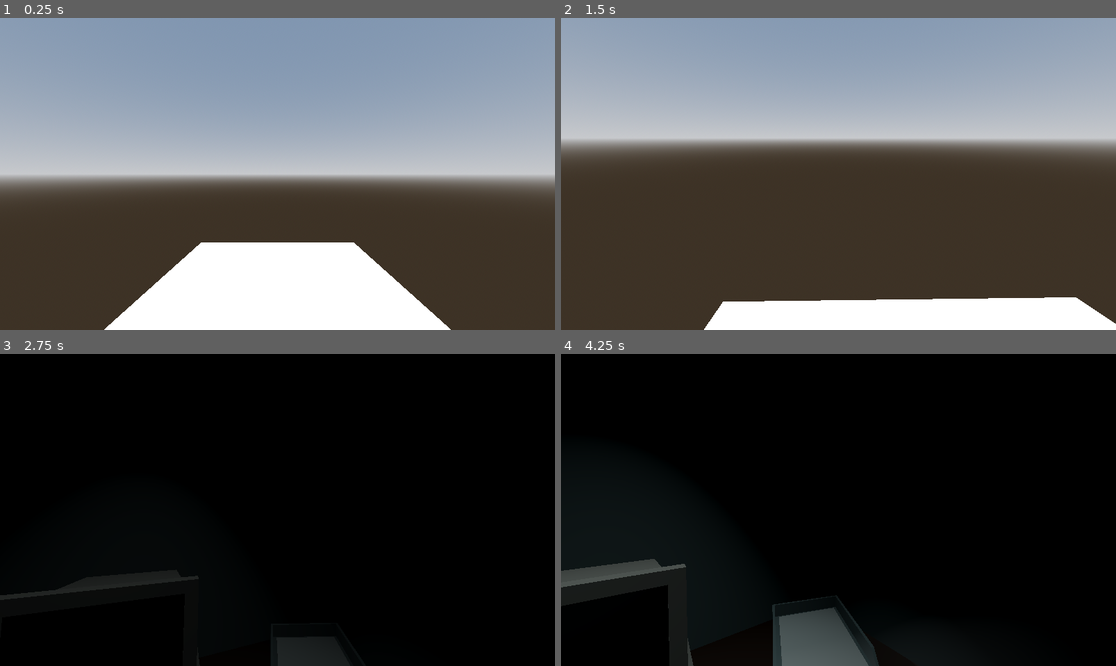
Above: before the commit, frames 1-4 (two rows, left to right).
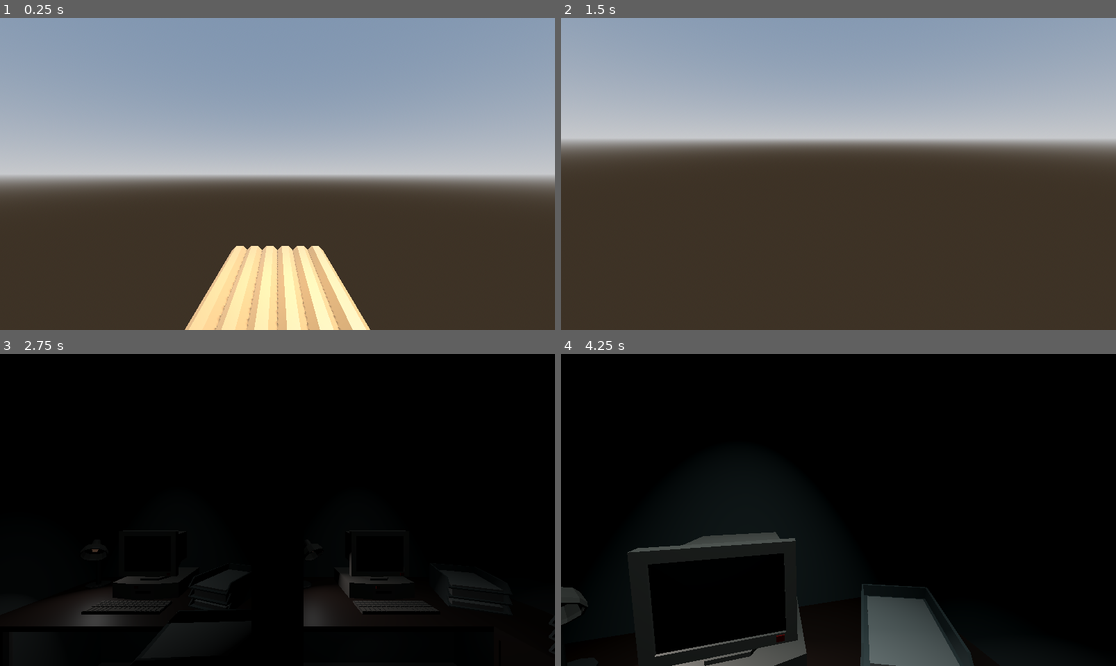
Above: after the commit, the same moments.

Repository: triangle-int/inner-inhabited
Game: Godot game, scene res://scenes/fpv/test_raft.tscn
The game is run twice, just before and just after one commit, with the same random seed, the same clock (stepped at 60 frames per second) and the same inputs. This scene is started directly instead of the project's main scene. The engine's default icon, where the game draws it, is replaced by a stand-in: a white triangle on a blue panel in a dark square.
Inputs (mouse positions are in pixels of both pictures, inside the frame that each line leads up to):
- Up to frame 1 (0.25 s): no input
- Up to frame 2 (1.5 s): tap Enter at 0.5 s; move the mouse to (960, 158) at 0.52 s; hold W (move_forward) from 0.53 s (still down); right-click (960, 158) at 0.6 s; click (960, 158) at 0.67 s; tap Space at 0.77 s; move the mouse to (810, 174) at 1.27 s; tap D (delete_node) at 1.35 s
- Up to frame 3 (2.75 s): keep holding W (move_forward); tap Space at 1.52 s; move the mouse to (288, 503) at 2.02 s; press the mouse at (288, 503) at 2.03 s
- Up to frame 4 (4.25 s): keep holding W (move_forward); move the mouse to (832, 516) at 2.77 s; release the mouse at (832, 516) at 2.78 s; tap Enter at 2.85 s; tap Space at 3.02, 3.77 s; move the mouse to (877, 513) at 3.52 s; tap Backspace at 3.6 s

The runs differ from the first frame. In frame 1, 13% of the frame differs, in the area x 18-82%, y 71-100%; in frame 2, 6.8%; in frame 3, 4.4%; in frame 4, 9.4%.

Commit message:
raft model

Diff:
--- a/scenes/fpv/raft.tscn
+++ b/scenes/fpv/raft.tscn
@@ -1,19 +1,13 @@
 [gd_scene load_steps=4 format=3 uid="uid://b871gg0ul24w0"]
 
 [ext_resource type="Script" path="res://scripts/fpv/raft.gd" id="1_yqj3c"]
-
-[sub_resource type="BoxMesh" id="BoxMesh_jx5xp"]
-size = Vector3(5, 1, 5)
+[ext_resource type="PackedScene" uid="uid://ccguq4x7bbogx" path="res://models/raft/raft.glb" id="2_28wiv"]
 
 [sub_resource type="BoxShape3D" id="BoxShape3D_6ldfe"]
-size = Vector3(5, 2, 5)
+size = Vector3(2.8, 2, 2.8)
 
 [node name="Raft" type="Node3D"]
 script = ExtResource("1_yqj3c")
-
-[node name="MeshInstance3D" type="MeshInstance3D" parent="."]
-transform = Transform3D(1, 0, 0, 0, 1, 0, 0, 0, 1, 0, -0.5, 0)
-mesh = SubResource("BoxMesh_jx5xp")
 
 [node name="Area3D" type="Area3D" parent="."]
 
@@ -23,5 +17,10 @@
 
 [node name="SpotLight3D" type="SpotLight3D" parent="."]
 transform = Transform3D(1, 0, 0, 0, -4.37114e-08, 1, 0, -1, -4.37114e-08, 0, 4, 0)
+light_energy = 2.0
+spot_angle = 27.6385
+
+[node name="raft" parent="." instance=ExtResource("2_28wiv")]
+transform = Transform3D(-1.09278e-08, 0, 0.25, 0, 0.25, 0, -0.25, 0, -1.09278e-08, 0, -0.172418, 0)
 
 [connection signal="body_entered" from="Area3D" to="." method="_on_area_3d_body_entered"]
--- a/scenes/fpv/statue.tscn
+++ b/scenes/fpv/statue.tscn
@@ -15,6 +15,6 @@
 transform = Transform3D(1, 0, 0, 0, 1, 0, 0, 0, 1, 0, 0, -16)
 
 [node name="Raft" parent="." instance=ExtResource("4_7ikju")]
-transform = Transform3D(1, 0, 0, 0, 1, 0, 0, 0, 1, 0, 0, 3)
+transform = Transform3D(1, 0, 0, 0, 1, 0, 0, 0, 1, 0, 0, 4)
 tween_time = 2.0
 offset = Vector3(0, 0, -10)
Binary file added: models/raft/raft.glb
Not shown, added: models/raft/raft.glb.import
